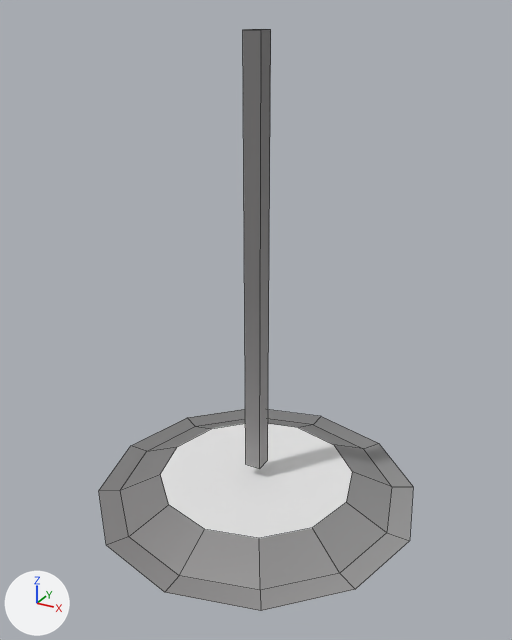
One commit to the FBX model Assets/Models/Level Design/Props/Interior/c_ceilingLight1.fbx: the scene before it, then after it.
Camera for both pictures: a camera (50 mm lens) standing at (0.713, -1.3, 7.037) and looking at (0.011, -0.024, 6.399). Lighting does not change. The marker at lower left points along +X, +Y and +Z. Mesh edges are drawn as thin lines. Where no turn or scale is listed for an object, it has been applied to the vertices.

Script lines for the objects in view, before the commit:
```python
me_cube_012 = bpy.data.meshes.new('Cube.012')
me_cube_012.from_pydata(...)  # 44 vertices, 30 faces; spans x -0.4..0.4, y -0.4..0.4, z 5.92..7.0
# faces by material slot: [29, 1]
me_cube_012.materials.append(mat_material)  # picture img_city_atlas_png
me_cube_012.materials.append(mat_light)  # white #e7e7e7
ob_cube = bpy.data.objects.new('Cube', me_cube_012)
ob_cube.location = (0.0, 0.0, 0.0)
```
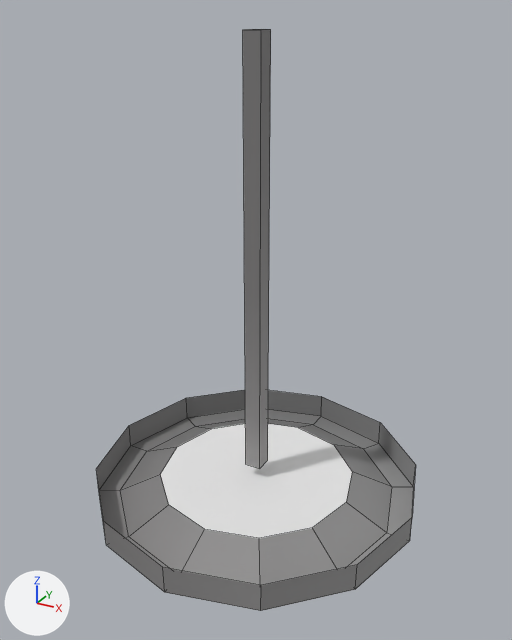
What differs and where, as boxes [x1, y1, x2, y2] in the pictures (512 x 640 px):
'Cube', reshaped: before [99, 29, 413, 611]; after [96, 29, 416, 611]
part 1 of me_cube_012, added: after [96, 390, 416, 611]

Patch to the scene script:
```diff
--- a/Assets/Models/Level Design/Props/Interior/c_ceilingLight1.fbx.py
+++ b/Assets/Models/Level Design/Props/Interior/c_ceilingLight1.fbx.py
@@ me_cube_012 @@
 # used by ob_cube; location = (0.0, 0.0, 0.0)
-me_cube_012.from_pydata(...)  # 44 vertices, 30 faces; spans x -0.4..0.4, y -0.4..0.4, z 5.92..7.0
+me_cube_012.from_pydata(...)  # 56 vertices, 42 faces; spans x -0.4..0.4, y -0.4..0.4, z 5.92..7.0
+# me_cube_012 part 1
+# 12 new vertices lie (0.0, 0.0, 0.067) away from vertices in x -0.4..0.4, y -0.4..0.4, z 5.92
+# 12 new faces join them, mat_material (picture img_city_atlas_png)
 me_cube_012.materials.append(mat_material)
```
